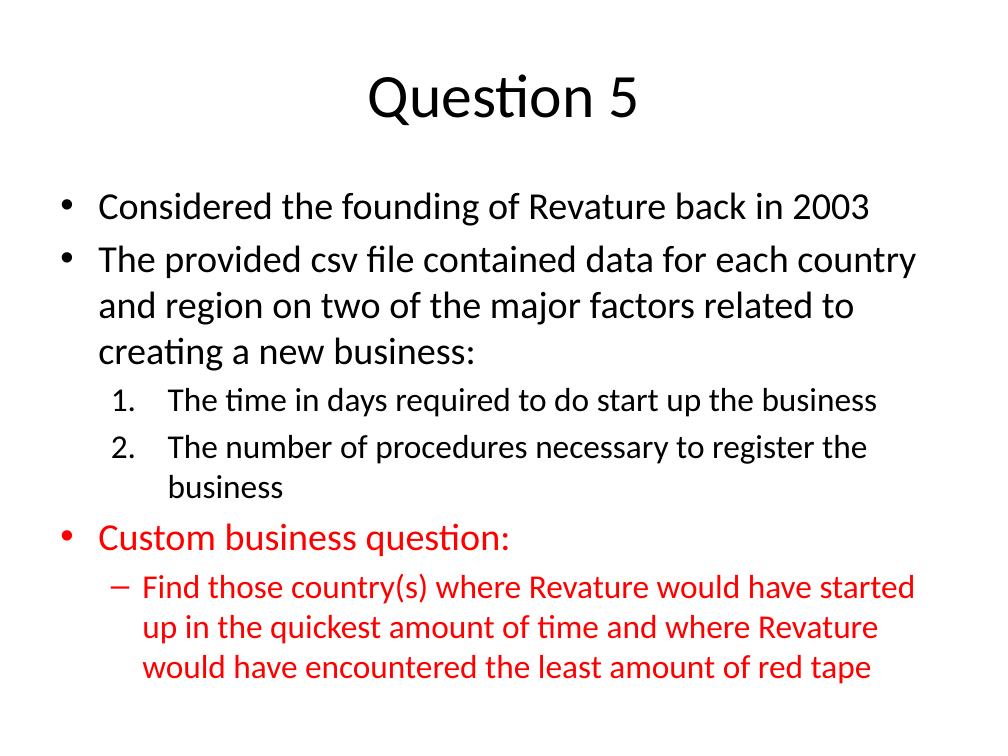
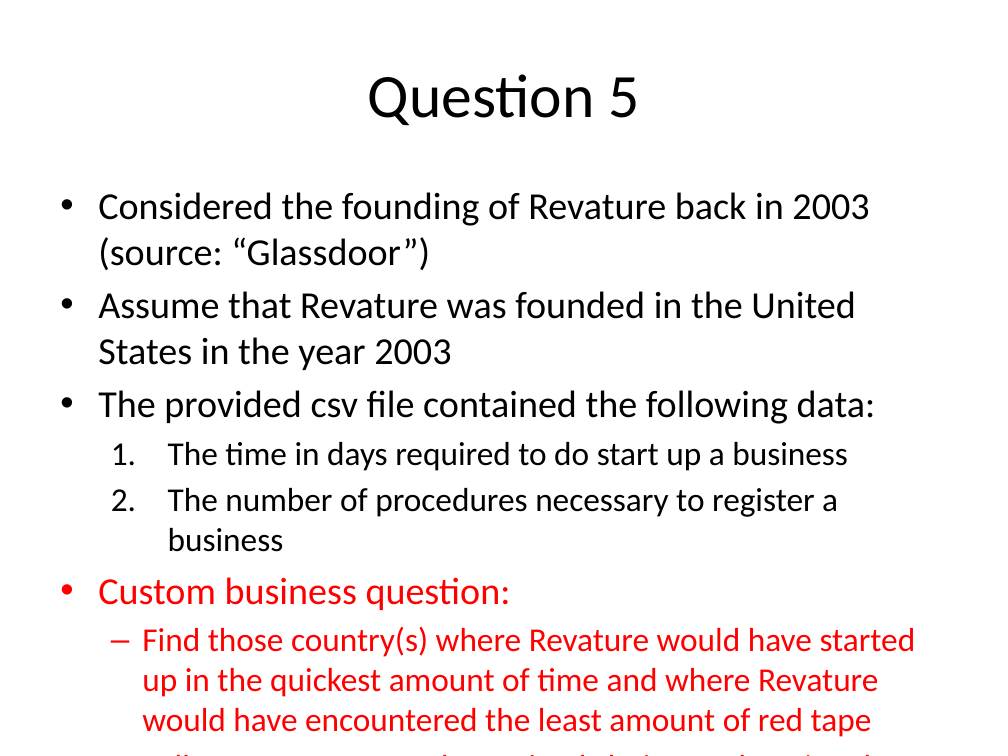
Before and after one commit to Dec-17-Big-Data/project1-bkeeper94, a slide deck: slide 7 of Project1-Presentation-Ben-Keeper.pptx. Drawn at 1008x756 pixels with LibreOffice and Linux fonts; fonts in the diff are those of the drawing. Boxes give left, top, right and bottom in pixels: in the first picture for what was removed or moved away, otherwise in the second. Text is boxed around its words. In the diff, an @@ line names an element or a change of style, - is before the commit and + after.

```diff
--- a/Project1-Presentation-Ben-Keeper.pptx
+++ b/Project1-Presentation-Ben-Keeper.pptx
@@ text at [98,192,916,737]: paragraph added @@
+  – Follow-up: Compare the optimal choice to choosing the United States
@@ text at [98,192,876,552]: text changed @@
-• Considered the founding of Revature back in 2003
-• The provided csv file contained data for each country and region on two of the major factors related to creating a new business:
-  1. The time in days required to do start up the business
-  2. The number of procedures necessary to register the business
+• Considered the founding of Revature back in 2003 (source: “Glassdoor”)
+• Assume that Revature was founded in the United States in the year 2003
+• The provided csv file contained the following data:
+  1. The time in days required to do start up a business
+  2. The number of procedures necessary to register a business
```
Also in this commit, not shown: 11 other slides changed, 2 other files.
